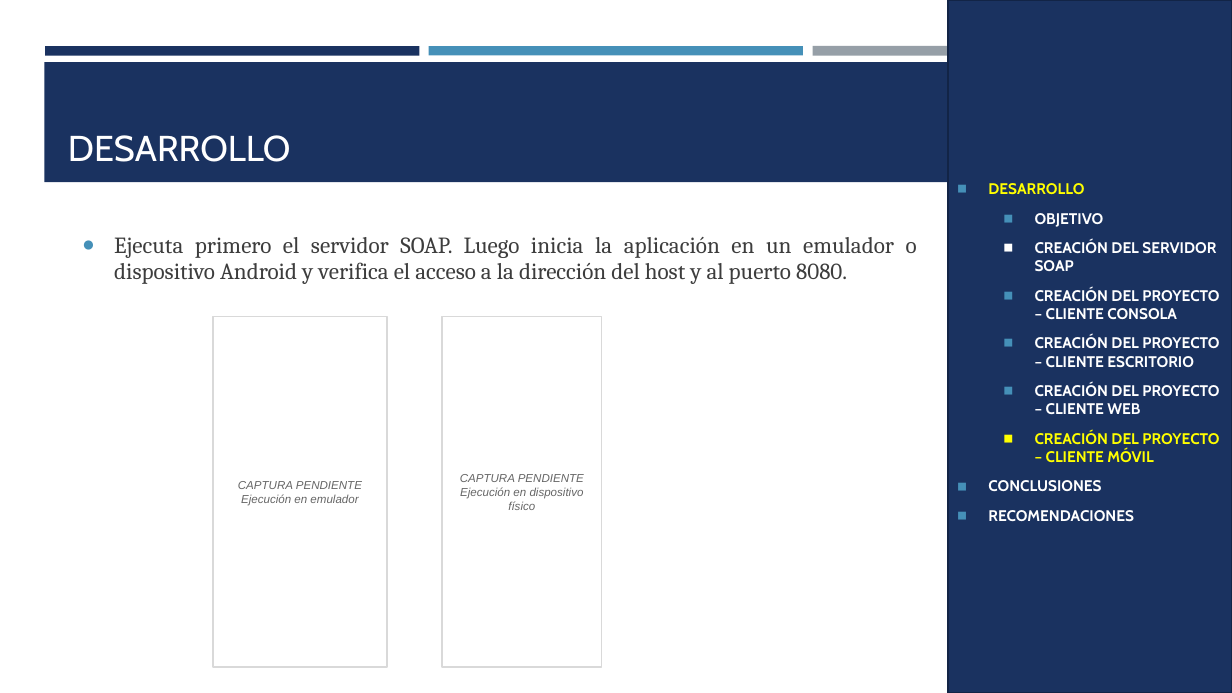
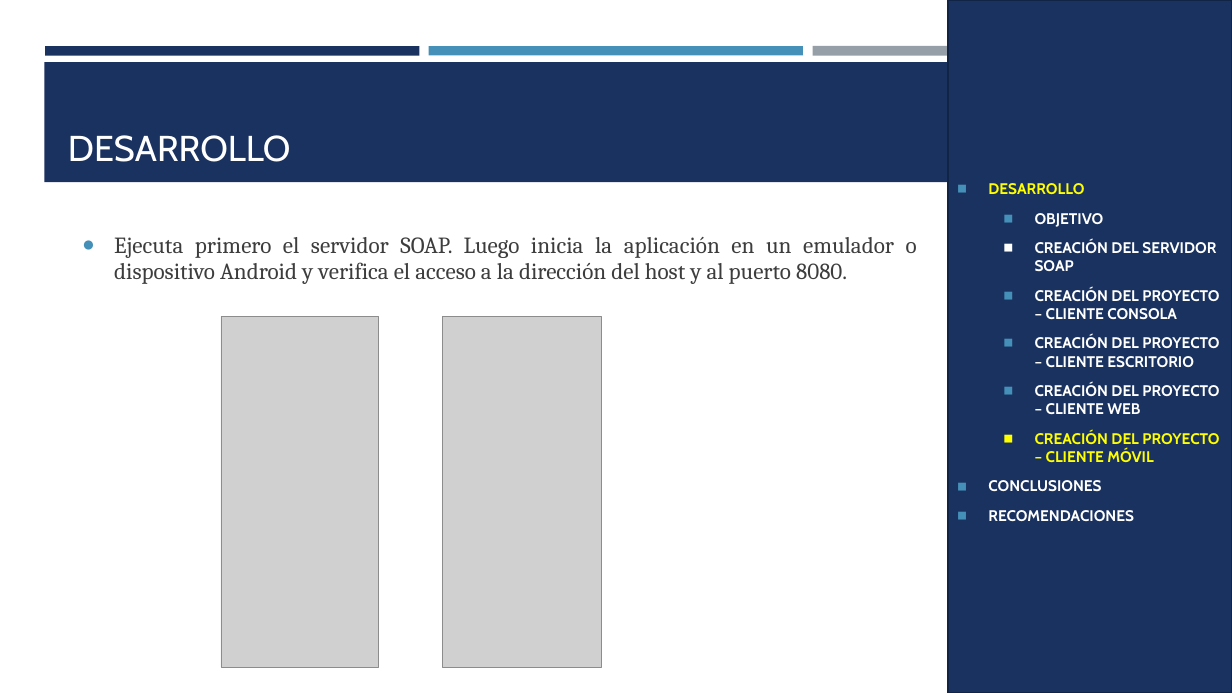
Before and after one commit to JulioViche/u1-sw-arch, a slide deck: slide 28 of TI.1.1. PAO202651_SOAP_JAVA_SINBDD_NRC36884_GR09/05. DOCUMENTACION/CONVUNI_SOAP_JAVA_GR09.pptx. Drawn at 1232x693 pixels with LibreOffice and Linux fonts; fonts in the diff are those of the drawing; grey boxes stand for pictures. Boxes give left, top, right and bottom in pixels: in the first picture for what was removed or moved away, otherwise in the second. Text is boxed around its words. In the diff, an @@ line names an element or a change of style, - is before the commit and + after.

Commit message:
docs(soap-java): completar manual y capturas de clientes
Actualiza el manual técnico y la presentación con capturas de los clientes de consola, escritorio, web y móvil, además de la evidencia del servidor y WSDL.

Conserva a Murillo Medina, Gabriel Omar y Viche Castillo, Julio Enrique en orden alfabético. Corrige las figuras del proyecto móvil y presenta LoginController y ConversionController como texto editable con sus rótulos y líneas legibles.

Incluye las capturas y la versión Markdown del manual. El DOCX se abrió en Word y se revisaron páginas renderizadas; la presentación se renderizó y no contiene marcadores de captura pendiente.

```diff
--- a/TI.1.1. PAO202651_SOAP_JAVA_SINBDD_NRC36884_GR09/05. DOCUMENTACION/CONVUNI_SOAP_JAVA_GR09.pptx
+++ b/TI.1.1. PAO202651_SOAP_JAVA_SINBDD_NRC36884_GR09/05. DOCUMENTACION/CONVUNI_SOAP_JAVA_GR09.pptx
@@ rectangle removed at [213,317,386,667] @@
-CAPTURA PENDIENTE
-Ejecución en emulador
@@ picture added at [221,317,379,667] @@
@@ rectangle removed at [442,317,601,667] @@
-CAPTURA PENDIENTE
-Ejecución en dispositivo físico
@@ picture added at [442,317,601,667] @@
```
Also in this commit, not shown: 15 other slides changed, 18 other files.
